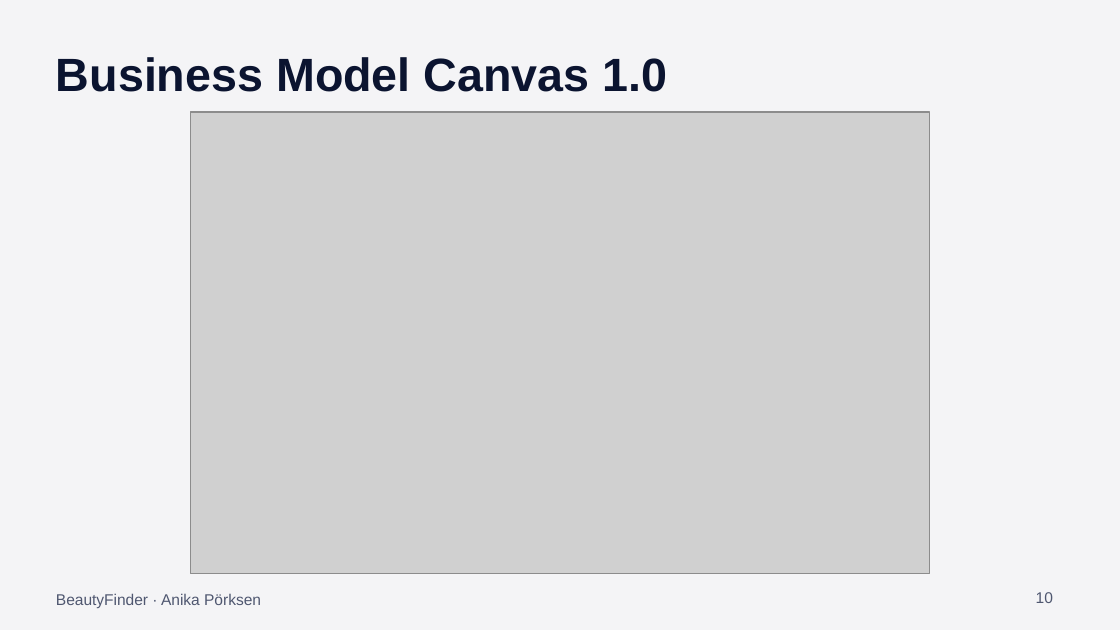
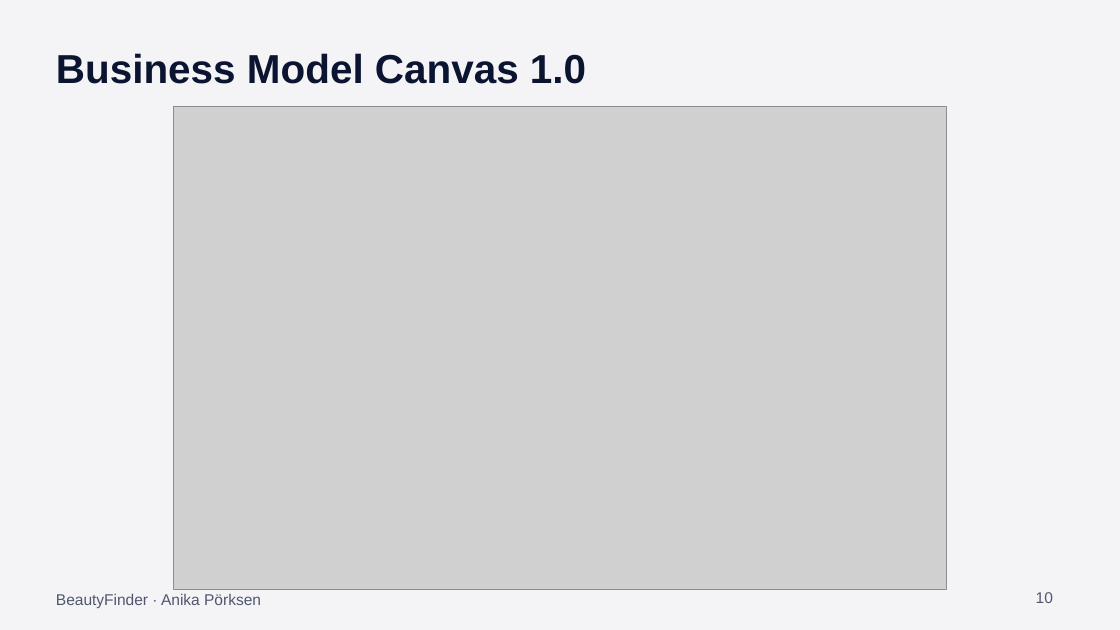
Before and after one commit to anikaprksn/Digitale-WElten, a slide deck: slide 10 of abgabe/Praesentation_BeautyFinder.pptx. Drawn at 1120x630 pixels with LibreOffice and Linux fonts; fonts in the diff are those of the drawing; grey boxes stand for pictures. Boxes give left, top, right and bottom in pixels: in the first picture for what was removed or moved away, otherwise in the second. Text is boxed around its words. In the diff, an @@ line names an element or a change of style, - is before the commit and + after.

```diff
--- a/abgabe/Praesentation_BeautyFinder.pptx
+++ b/abgabe/Praesentation_BeautyFinder.pptx
@@ text "Business Model Canvas 1.0" at box(56, 53, 586, 84): size 30 to 26 pt @@
@@ picture: place and size @@
-picture at box(190, 112, 930, 573)
+picture at box(174, 106, 946, 589)
```
Also in this commit, not shown: 10 other slides changed.
